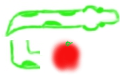
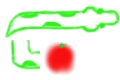
Layered file, before and after one edit (120x80). Changes by layer:
removed layer "Pasted Layer" over (x1=1, y1=0, x2=120, y2=75)
added layer "body" above "head" over (x1=40, y1=9, x2=81, y2=30)
added layer "head" above "tail" over (x1=80, y1=5, x2=120, y2=34)
added layer "tail" above "fruit" over (x1=4, y1=10, x2=42, y2=38)
added layer "fruit" above "tail_turmed" over (x1=44, y1=42, x2=77, y2=75)
added layer "tail_turmed" above "Background" over (x1=10, y1=40, x2=40, y2=71)
hid "Background", painted on it over (x1=1, y1=0, x2=120, y2=75)
